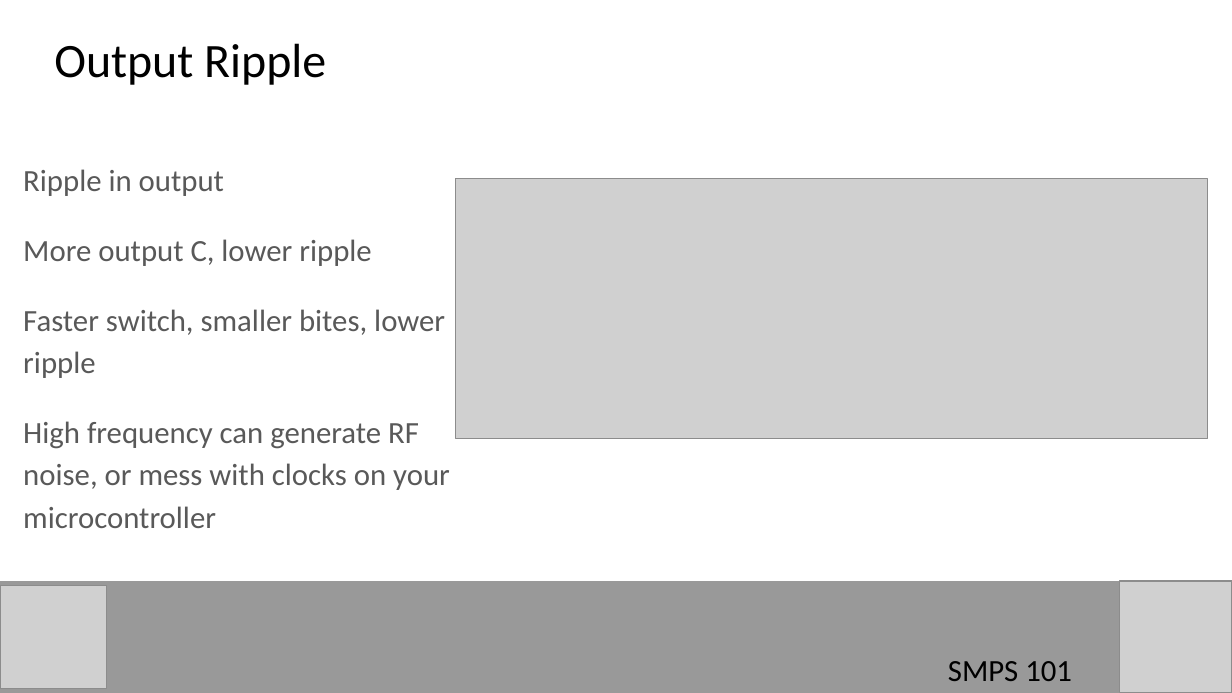
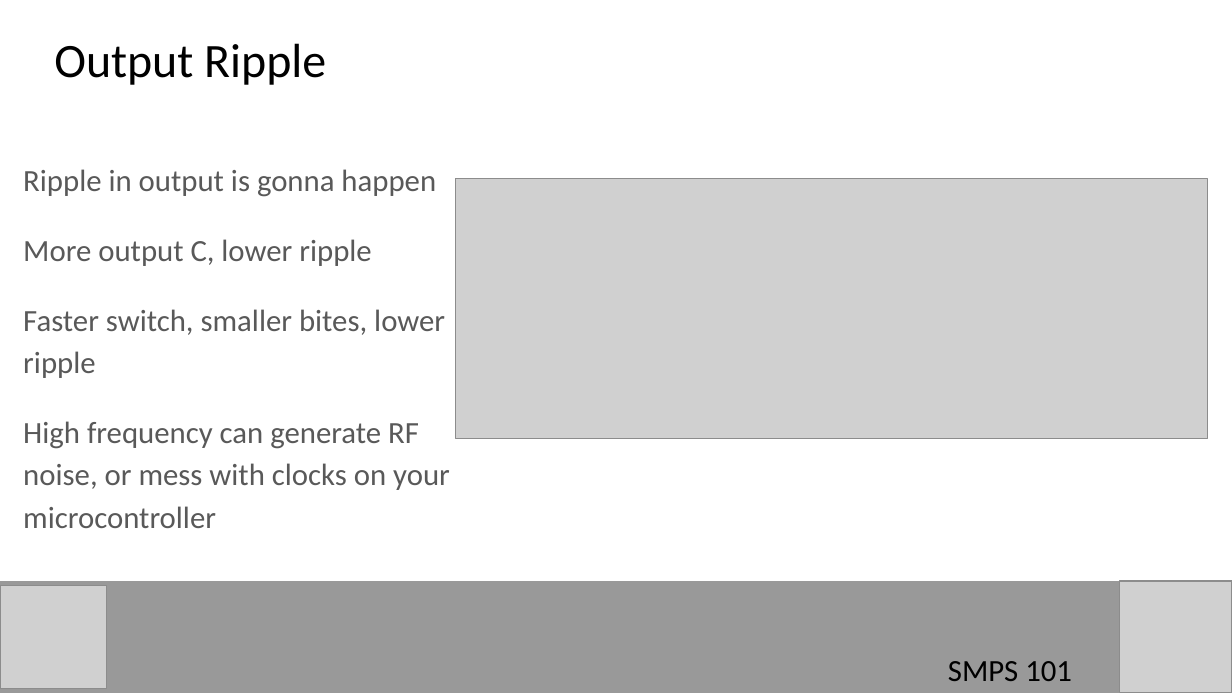
Before and after one commit to hamster/classroom, a slide deck: slide 18 of SMPS/SMPS 101.pptx (slide 17 before the commit). Drawn at 1232x693 pixels with LibreOffice and Linux fonts; fonts in the diff are those of the drawing; grey boxes stand for pictures. Boxes give left, top, right and bottom in pixels: in the first picture for what was removed or moved away, otherwise in the second. Text is boxed around its words. In the diff, an @@ line names an element or a change of style, - is before the commit and + after.

```diff
--- a/SMPS/SMPS 101.pptx
+++ b/SMPS/SMPS 101.pptx
@@ text at (23, 169, 436, 197): text changed @@
-Ripple in output
+Ripple in output is gonna happen
```
Also in this commit, not shown: 5 other slides changed, 1 slide added, 1 other file.
